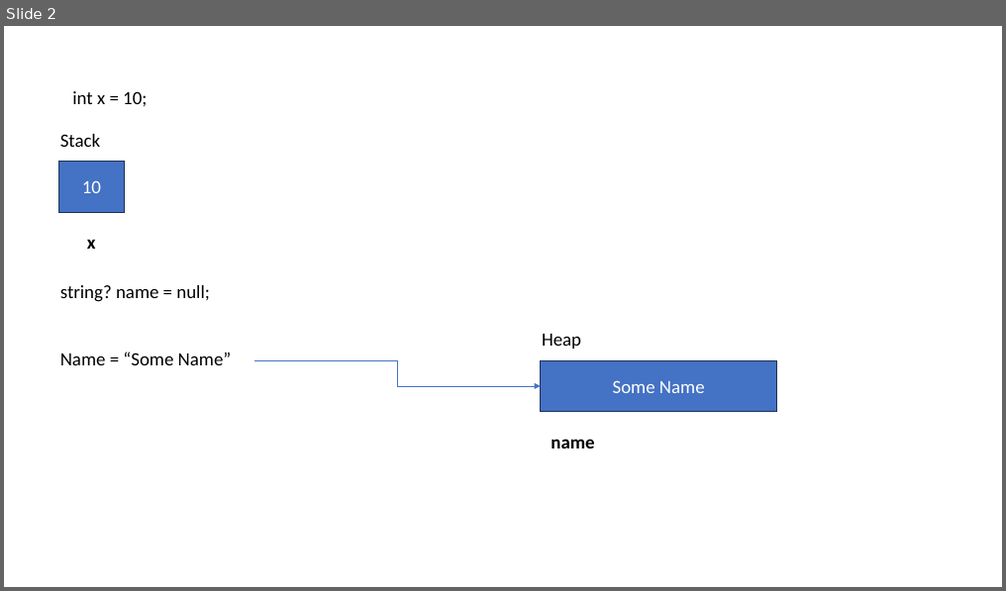
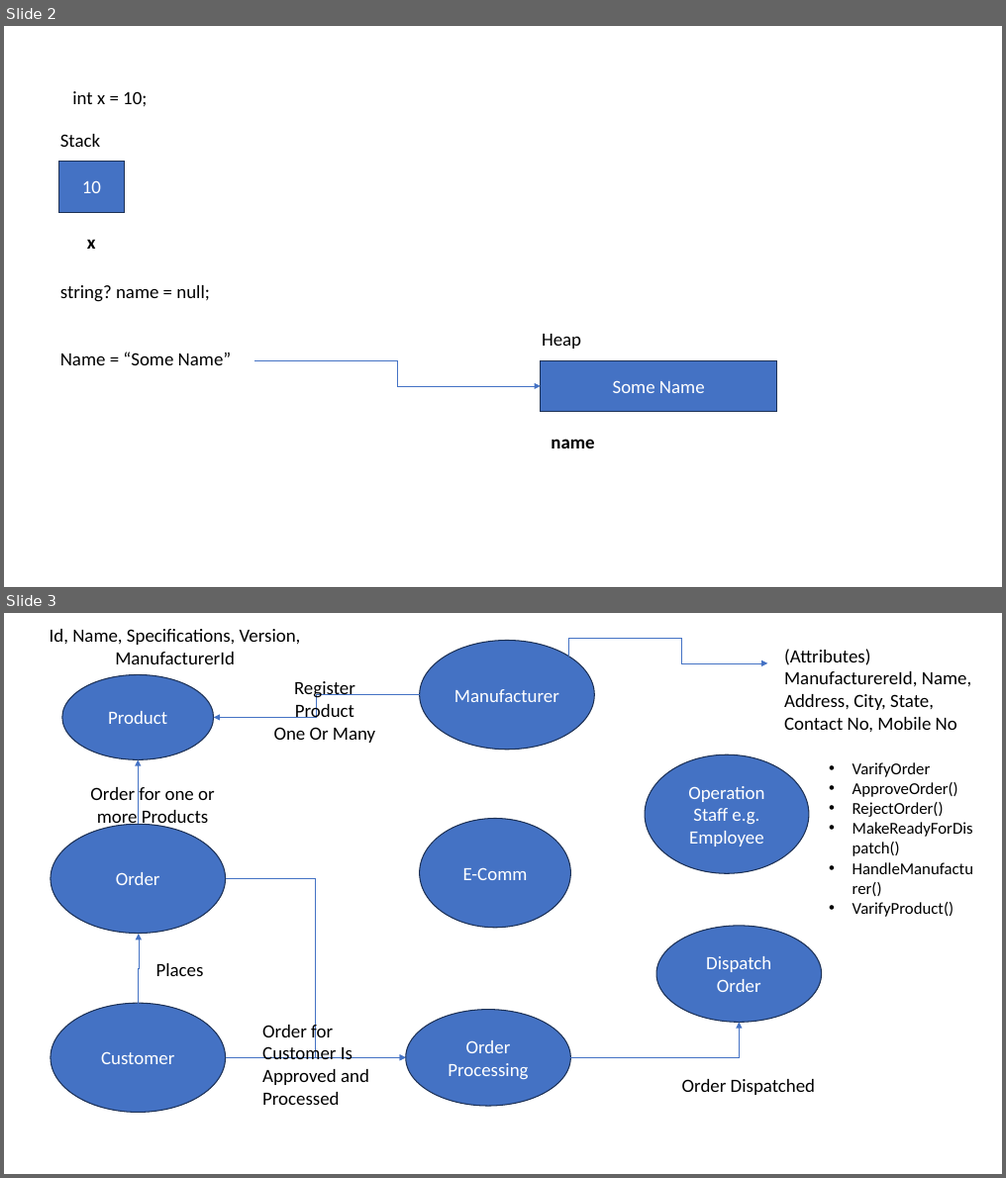
Before and after one commit to maheshsabnis/capita_sept_2023_Oct, a slide deck: Images.pptx. Shown one above the other, each under a label of ours: slide 2 before the commit, slides 2 and 3 after it. The pictures are 1006x591 and 1006x1178 pixels, drawn with LibreOffice and Linux fonts; fonts in the diff are those of the drawing. Boxes give left, top, right and bottom in pixels: in the first picture for what was removed or moved away, otherwise in the second. Text is boxed around its words. In the diff, an @@ line names an element or a change of style, - is before the commit and + after.

```diff
--- a/Images.pptx
+++ b/Images.pptx
@@ slide 3 added at (x1=4, y1=613, x2=1002, y2=1174), background #FFFFFF @@
@@ text added at (x1=50, y1=629, x2=301, y2=664), 18 pt, text #000000 @@
+Id, Name, Specifications, Version, ManufacturerId
@@ ellipse added at (x1=420, y1=640, x2=595, y2=750), fill #4472C4, outline #1E3256 1 pt, 18 pt, text #FFFFFF @@
+Manufacturer
@@ elbow arrow added from (569, 657) to (767, 663), #4472C4 0.5 pt @@
@@ text added at (x1=784, y1=649, x2=971, y2=732), 18 pt, text #000000 @@
+(Attributes)
+ManufacturereId, Name, Address, City, State, Contact No, Mobile No
@@ ellipse added at (x1=62, y1=675, x2=214, y2=761), fill #4472C4, outline #1E3256 1 pt, 18 pt, text #FFFFFF @@
+Product
@@ elbow arrow added from (420, 694) to (214, 717), #4472C4 0.5 pt @@
@@ text added at (x1=274, y1=681, x2=375, y2=743), 18 pt, text #000000 @@
+Register Product
+One Or Many
@@ elbow arrow added from (138, 824) to (138, 760), #4472C4 0.5 pt @@
@@ ellipse added at (x1=645, y1=755, x2=809, y2=873), fill #4472C4, outline #1E3256 1 pt, 18 pt, text #FFFFFF @@
+Operation Staff e.g.
+Employee
@@ text added at (x1=90, y1=787, x2=215, y2=828), 18 pt, text #000000 @@
+Order for one or more Products
@@ text added at (x1=852, y1=762, x2=958, y2=917), 16 pt, text #000000 @@
+• VarifyOrder
+• ApproveOrder()
+• RejectOrder()
+• MakeReadyForDispatch()
+• HandleManufacturer()
+• VarifyProduct()
@@ ellipse added at (x1=420, y1=818, x2=570, y2=928), fill #4472C4, outline #1E3256 1 pt, 18 pt, text #FFFFFF @@
+E-Comm
@@ ellipse added at (x1=51, y1=824, x2=226, y2=934), fill #4472C4, outline #1E3256 1 pt, 18 pt, text #FFFFFF @@
+Order
@@ elbow arrow added from (226, 878) to (406, 1058), #4472C4 0.5 pt @@
@@ elbow arrow added from (138, 1004) to (139, 934), #4472C4 0.5 pt @@
@@ ellipse added at (x1=656, y1=926, x2=822, y2=1023), fill #4472C4, outline #1E3256 1 pt, 18 pt, text #FFFFFF @@
+Dispatch Order
@@ text added at (x1=156, y1=963, x2=204, y2=976), 18 pt, text #000000 @@
+Places
@@ ellipse added at (x1=51, y1=1003, x2=226, y2=1112), fill #4472C4, outline #1E3256 1 pt, 18 pt, text #FFFFFF @@
+Customer
@@ text added at (x1=262, y1=1022, x2=369, y2=1105), 18 pt, text #000000 @@
+Order for Customer Is Approved and Processed
@@ ellipse added at (x1=406, y1=1010, x2=570, y2=1106), fill #4472C4, outline #1E3256 1 pt, 18 pt, text #FFFFFF @@
+Order Processing
@@ elbow arrow added from (570, 1058) to (740, 1023), #4472C4 0.5 pt @@
@@ elbow arrow added from (226, 1058) to (406, 1058), #4472C4 0.5 pt @@
@@ text added at (x1=682, y1=1079, x2=815, y2=1095), 18 pt, text #000000 @@
+Order Dispatched
```
Also in this commit, not shown: 5 other slides added, 17 other files.
